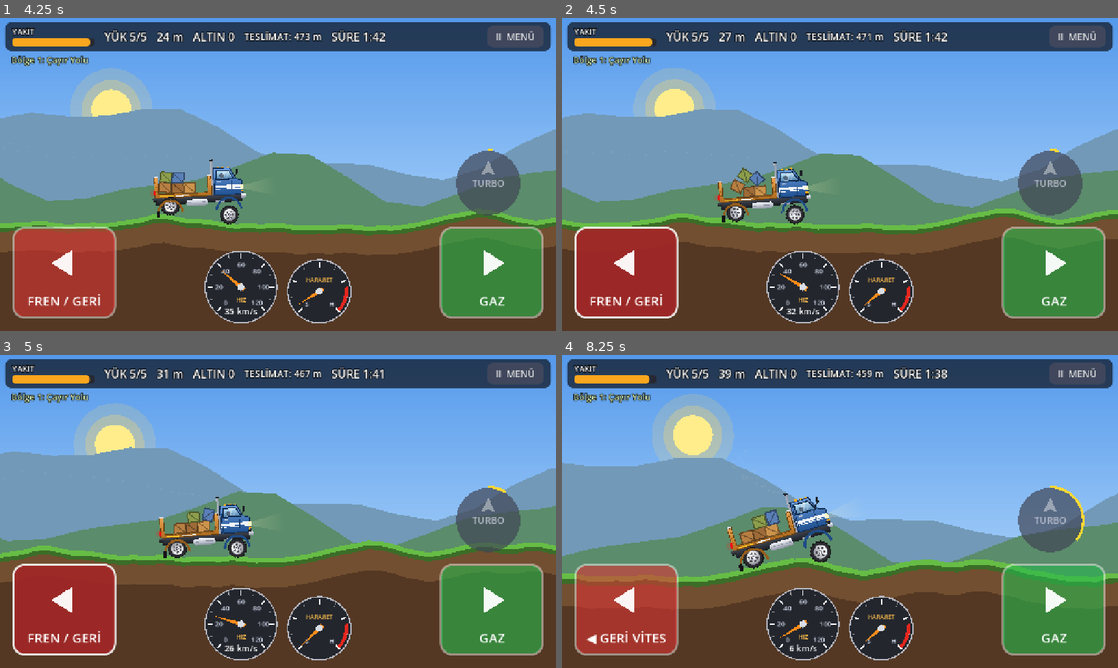
Above: before the commit, frames 1-4 (two rows, left to right).
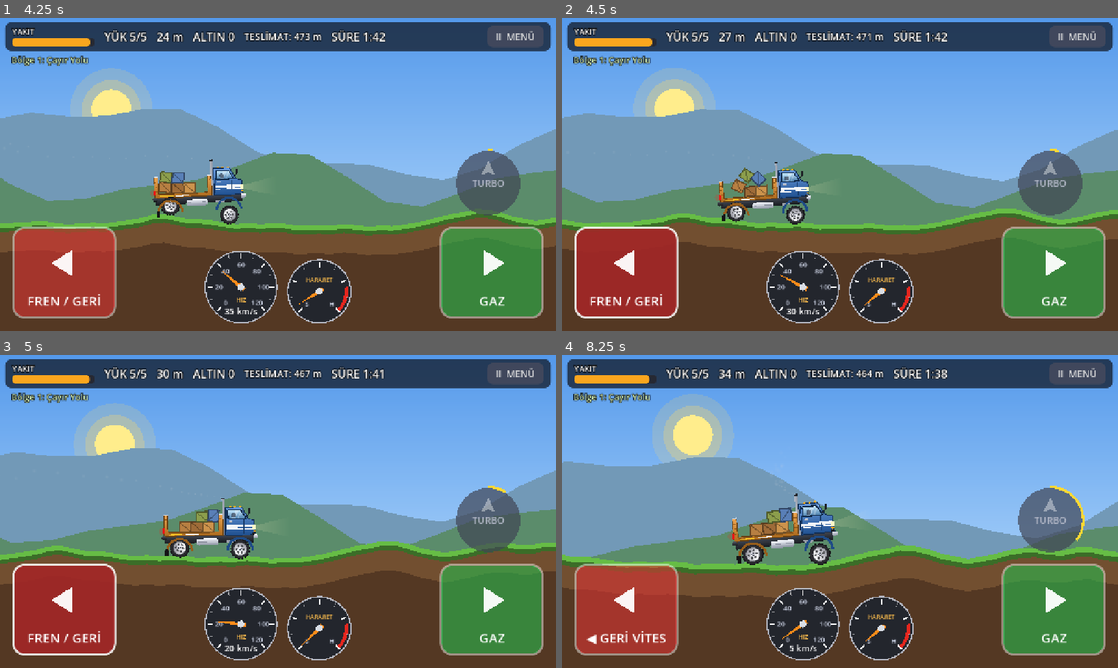
Above: after the commit, the same moments.

Repository: aliyuksekal/penalti-oyunu
Game: Godot game, scene res://Main.tscn
The game is run twice, just before and just after one commit, with the same random seed, the same clock (stepped at 60 frames per second) and the same inputs.
Inputs (mouse positions are in pixels of both pictures, inside the frame that each line leads up to):
- Up to frame 1 (4.25 s): click "BAŞLA ▶" at 0.5 s; tap Enter at 1.25 s; move the mouse to (400, 158) at 1.27 s; hold Right 1.28-2 s; tap Shift at 1.35, 2.85 s; click (400, 158) at 1.42 s; tap Space at 1.52, 1.82 s; drag from (166, 190) to (250, 237) at 2.02 s; move the mouse to (333, 105) at 2.77 s; hold Right 2.78-3.5 s; drag from (250, 237) to (111, 127) at 3.52 s
- Up to frame 2 (4.5 s): move the mouse to (1006, 221) at 4.27 s; hold Left from 4.28 s (still down); tap Shift at 4.35 s
- Up to frame 3 (5 s): keep holding Left; tap Space at 4.52, 4.82 s
- Up to frame 4 (8.25 s): release Left at 5 s; drag from (673, 464) to (756, 433) at 5.02 s; move the mouse to (867, 511) at 5.77 s; hold Down 5.78-6.5 s; tap Shift at 5.85, 7.35 s; click (867, 511) at 5.92 s; drag from (756, 433) to (728, 527) at 6.52 s; move the mouse to (962, 495) at 7.27 s; hold Up 7.28-8 s; tap Space at 7.52, 7.82 s; drag from (728, 527) to (812, 574) at 8.02 s

Frame 1 is identical in both runs. In frame 2, 1.0% of the frame differs, in the area x 0-100%, y 29-95%; in frame 3, 4.7%; in frame 4, 13%, in the area x 0-100%, y 4-95%.

Commit message:
Fren daha güçlü; geri vites testi düzeltildi
Co-Authored-By: Claude Opus 5.5 <noreply@anthropic.com>
Claude-Session: https://claude.ai/code/session_01CTJfmjm1dnQhva6BYkes8r

Diff:
--- a/TruckController.gd
+++ b/TruckController.gd
@@ -34,7 +34,7 @@
 @export var wheel_mass: float = 0.6
 @export var max_wheel_speed: float = 38.0        # rad/sn (≈ 72 km/s)
 @export var reverse_ratio: float = 0.8
-@export var brake_decel: float = 55.0            # fren: tekerlek yavaşlaması (rad/sn²)
+@export var brake_decel: float = 110.0            # fren: tekerlek yavaşlaması (rad/sn²)
 @export var reverse_hold_time: float = 0.35      # bu kadar basılı tutunca fren -> geri vites
 @export_group("Turbo")
 @export var turbo_power: float = 1.8             # turbo sırasında güç çarpanı
--- a/test/test_drive.gd
+++ b/test/test_drive.gd
@@ -106,14 +106,18 @@
 	var v1: float = main.truck.body.linear_velocity.x
 	_check(v1 < v0 and not main.truck.reversing, "kısa basış fren yaptı (%.0f -> %.0f px/sn)" % [v0, v1])
 	# uzun basış: önce durur, sonra geri gider
-	var x0: float = main.truck.body.global_position.x
 	_press(KEY_LEFT, true)
-	await _wait(4.0)
+	var waited: float = 0.0
+	while not main.truck.reversing and waited < 5.0:
+		await get_tree().physics_frame
+		waited += 1.0 / 60.0
 	var rev: bool = main.truck.reversing
+	var xr: float = main.truck.body.global_position.x
+	await _wait(2.0)
 	var x1: float = main.truck.body.global_position.x
 	_press(KEY_LEFT, false)
-	_check(rev, "uzun basış geri vitese geçti")
-	_check(x1 < x0 - 30.0, "geri vitesle geri gitti (%.0f px)" % (x1 - x0))
+	_check(rev, "uzun basış geri vitese geçti (%.1f sn içinde)" % waited)
+	_check(x1 < xr - 30.0, "geri vitesle geri gitti (%.0f px)" % (x1 - xr))
 	await _wait(0.5)
 	# turbo
 	main.truck.turbo_charge = 1.0
